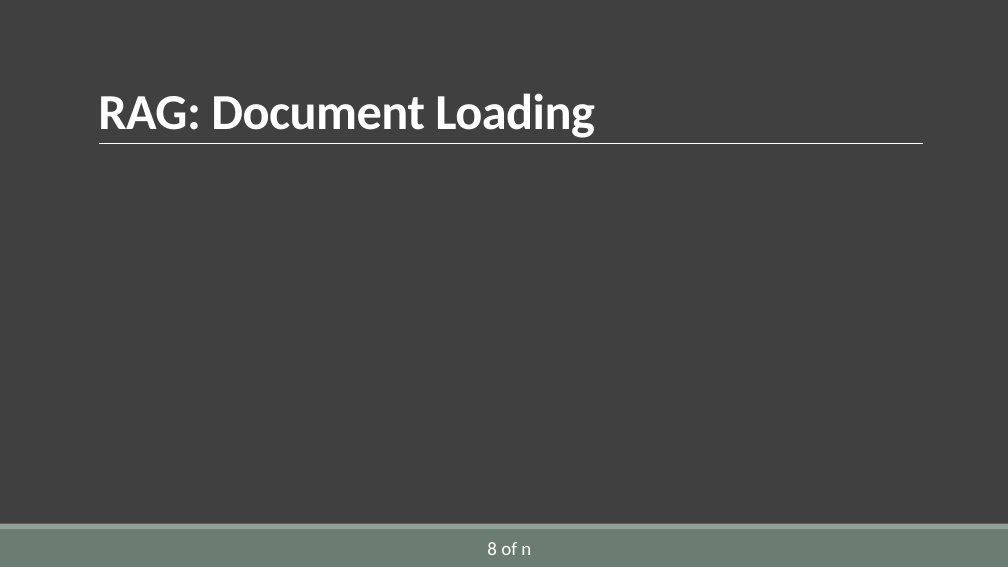
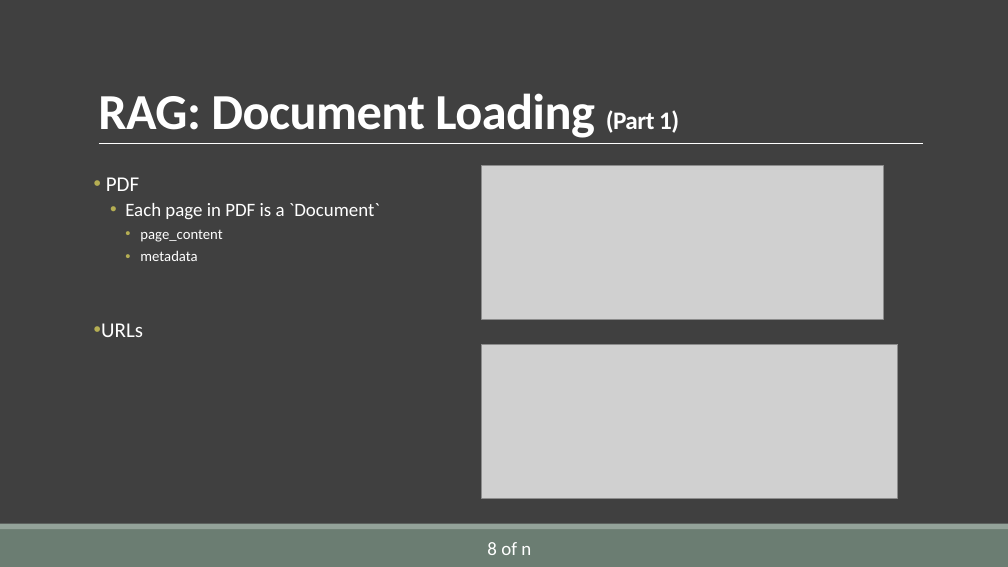
Before and after one commit to AlirezaSaei1/NLP-Assignments, a slide deck: slide 14 of Presentation/Slides/Presentation.pptx (slide 12 before the commit). Drawn at 1008x567 pixels with LibreOffice and Linux fonts; fonts in the diff are those of the drawing; grey boxes stand for pictures. Boxes give left, top, right and bottom in pixels: in the first picture for what was removed or moved away, otherwise in the second. Text is boxed around its words. In the diff, an @@ line names an element or a change of style, - is before the commit and + after.

```diff
--- a/Presentation/Slides/Presentation.pptx
+++ b/Presentation/Slides/Presentation.pptx
@@ title at (98,93,679,138): text changed @@
-RAG: Document Loading
+RAG: Document Loading (Part 1)
@@ text added at (101,177,380,337), 18 pt, text #FFFFFF @@
+• PDF
+  • Each page in PDF is a `Document`
+    • page_content
+    • metadata
+• URLs
@@ picture added at (482,166,884,319) @@
@@ picture added at (482,344,898,498) @@
```
Also in this commit, not shown: 6 other slides changed, 3 slides added.
